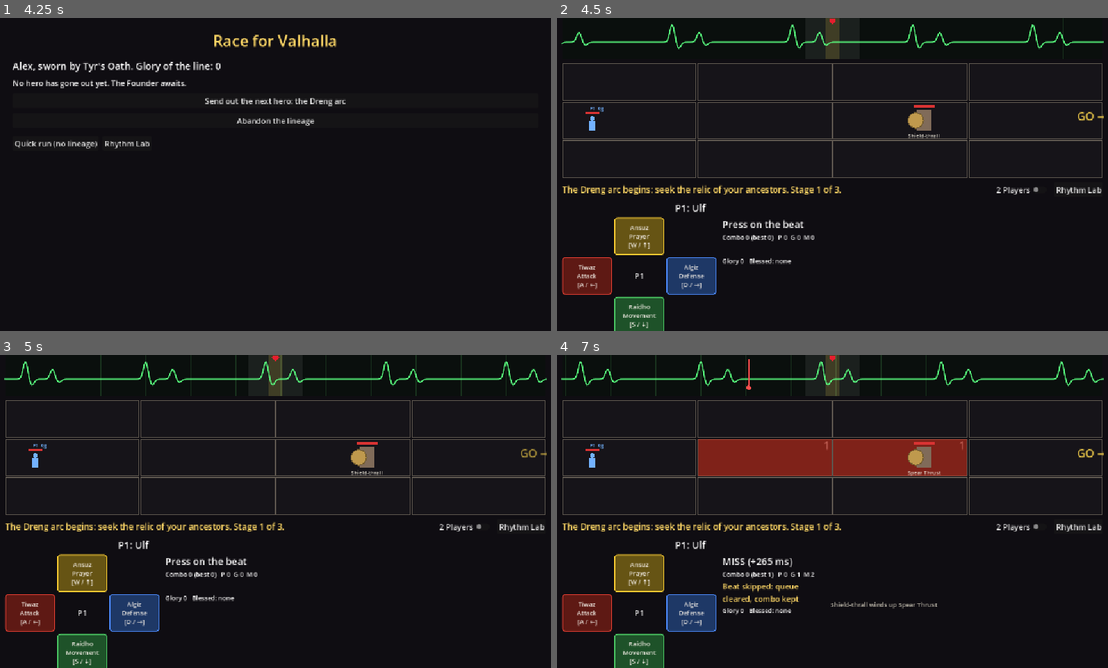
Above: before the commit, frames 1-4 (two rows, left to right).
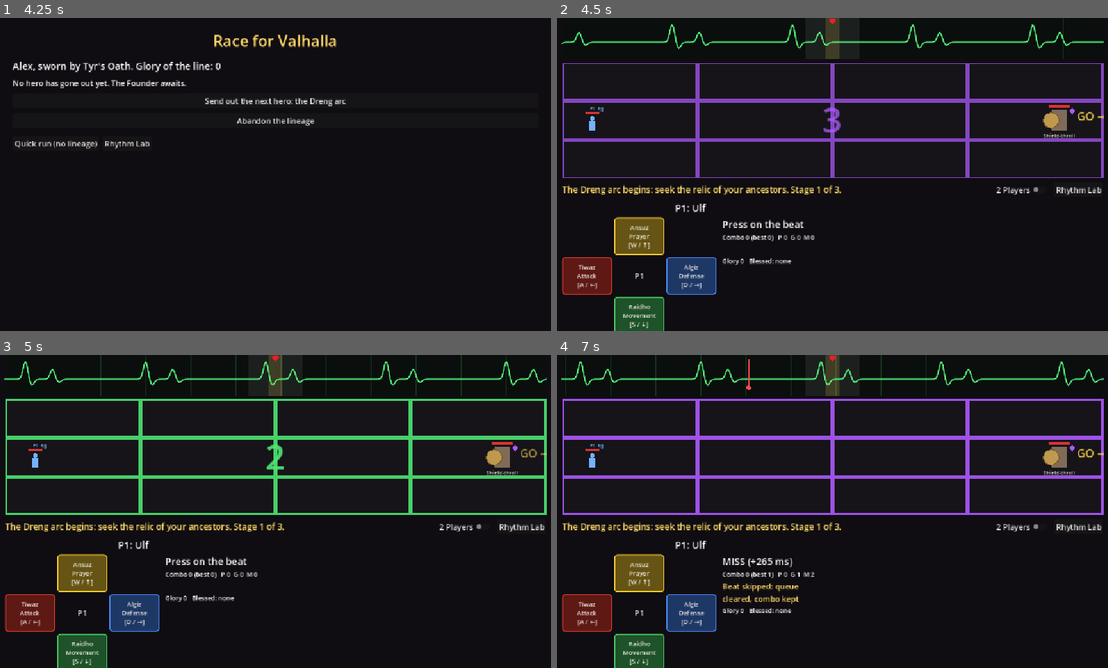
Above: after the commit, the same moments.

Repository: dan-quinlog/Race-for-Valhalla
Game: Godot game, scene res://scenes/hall.tscn
The game is run twice, just before and just after one commit, with the same random seed, the same clock (stepped at 60 frames per second) and the same inputs.
Inputs (mouse positions are in pixels of both pictures, inside the frame that each line leads up to):
- Up to frame 1 (4.25 s): click (275, 83) at 0.52 s; type "Alex" at 0.6 s; click "Odin's Oath" at 1.25 s; click "Thor's Oath" at 2 s; click "Tyr's Oath" at 2.75 s; click "Found the lineage" at 3.5 s
- Up to frame 2 (4.5 s): click "Send out the next hero: the D…" at 4.25 s
- Up to frame 3 (5 s): no input
- Up to frame 4 (7 s): tap Enter at 5 s; move the mouse to (953, 495) at 5.02 s; hold W (p1_up) 5.03-5.75 s; tap Left (p2_left) at 5.1 s; click (953, 495) at 5.17 s; drag from (722, 527) to (804, 574) at 5.77 s; move the mouse to (887, 442) at 6.52 s; hold W (p1_up) from 6.53 s (still down); hold Shift from 6.53 s (still down)

Frame 1 is identical in both runs. In frame 2, 4.6% of the frame differs, in the area x 1-100%, y 14-52%; in frame 3, 5.5%; in frame 4, 11%, in the area x 1-100%, y 14-82%.

Commit message:
Show the beat: purple/green zone pulse, enemy rhythm markers, move trails, 3-2-1 start
- Zone borders pulse with each beat: purple on the player's odd beats
  (indices 0, 2, 4...), green on the even ones.
- Every enemy spawns on the purple beat (Enemy.ON_BEAT), set only at
  spawn; supers and Trips can still shift it onto green. Enemies show a
  diamond in their rhythm's color and "(OFF-BEAT)" when shifted.
- Enemies slide between zones and leave a fading arrow when they move.
- Each stage counts in 3-2-1-GO; nothing resolves before GO
  (StageRules.start_beat), so enemies first step on the purple beat after.

Co-Authored-By: Claude Opus 5.5 <noreply@anthropic.com>

Diff:
--- a/scripts/enemy.gd
+++ b/scripts/enemy.gd
@@ -11,10 +11,20 @@
 ## and the enemy stays off the beat until a Trip (or another super) shifts
 ## it back. A stagger pushes the pending hit, or the next step, back a beat.
 ## Everything is on beat indices.
+##
+## "The beat" is the odd beats as a player counts them (1st, 3rd, 5th...),
+## shown by purple zone borders. Beat indices start at 0, so that is index
+## parity ON_BEAT (0). Every enemy spawns on the beat, so its steps start
+## and its hits land on purple beats. It is only set at spawn. Once a super
+## or a Trip shifts an enemy onto the green (even) beats, nothing puts it
+## back except another shift.
 
 const NONE: int = -(1 << 62)
 ## Beats per step of the enemy's rhythm.
 const CADENCE: int = 2
+## Index parity of "the beat": indices 0, 2, 4... are the player's odd
+## (purple) beats 1, 3, 5...
+const ON_BEAT: int = 0
 
 ## The move winding up, or null between moves.
 var current: EnemyMove
@@ -24,8 +34,8 @@
 var hit_beat: int = NONE
 ## First beat the next step may happen on.
 var next_start: int = 0
-## Beat parity the enemy's rhythm is on: 0 is on the beat, 1 is off it.
-var phase: int = 0
+## Beat parity the enemy's rhythm is on. ON_BEAT (odd) is on the beat.
+var phase: int = ON_BEAT
 ## Index into the stage's encounters, or -1.
 var encounter: int = -1
 ## Glory for the hero who lands the killing blow.
@@ -37,21 +47,21 @@
 func _init(p_name: String, p_max_hp: int, p_cell: Vector2i, first_start: int = 0) -> void:
 	super(p_name, p_max_hp, p_cell)
 	next_start = first_start
-	phase = posmod(first_start, CADENCE)
+	phase = ON_BEAT
 
 
 func is_winding() -> bool:
 	return current != null
 
 
-## True while the current move will land off the beat (on an odd beat).
+## True while the current move will land off the beat (on a green beat).
 func is_off_beat() -> bool:
-	return is_winding() and posmod(hit_beat, CADENCE) != 0
+	return is_winding() and posmod(hit_beat, CADENCE) != ON_BEAT
 
 
 ## True while the enemy's rhythm is shifted off the beat.
 func is_rhythm_off_beat() -> bool:
-	return phase != 0
+	return phase != ON_BEAT
 
 
 ## True if the enemy stands in `c`. Bosses cover several zones.
--- a/scripts/stage.gd
+++ b/scripts/stage.gd
@@ -15,6 +15,10 @@
 const LOG_LENGTH: int = 6
 const LAB_SCENE: String = "res://scenes/rhythm_lab.tscn"
 const HALL_SCENE: String = "res://scenes/hall.tscn"
+## Each stage opens with a count of 3-2-1 on beats 0-2 and GO! on this beat,
+## the first beat anything happens. Enemies take their first step on the
+## next purple beat after it.
+const START_BEAT: int = 3
 ## Seconds between clearing a stage and entering the next.
 const NEXT_STAGE_DELAY: float = 3.0
 
@@ -97,6 +101,9 @@
 		p.configure(_clock.period, WINDOW, PERFECT_WINDOW)
 	_ekg.configure(_clock.period, WINDOW, WINDOW, PERFECT_WINDOW)
 	rules = StageRules.new(StageMap.build(run.stage_chunks(index)), 2 if two_players else 1)
+	rules.start_beat = START_BEAT
+	_view.beat_index = -1
+	_view.countdown_text = ""
 	var oath: int = run.oath()
 	for h: Hero in rules.heroes:
 		h.display_name = run.hero_names[h.player]
@@ -177,6 +184,15 @@
 func _on_beat(index: int) -> void:
 	for p: PlayerPanel in panels:
 		p.on_beat(index)
+	_view.on_beat(index)
+	_view.countdown_text = countdown_text(index)
+
+
+## The start countdown shown on beat `index`: "3", "2", "1", "GO!", then "".
+static func countdown_text(index: int) -> String:
+	if index < 0 or index > START_BEAT:
+		return ""
+	return "GO!" if index == START_BEAT else str(START_BEAT - index)
 
 
 func _on_beat_closed(index: int) -> void:
--- a/scripts/stage_rules.gd
+++ b/scripts/stage_rules.gd
@@ -68,6 +68,9 @@
 var closed_through: int = -1
 var over: bool = false
 var won: bool = false
+## Nothing happens before this beat: the countdown. Enemies, hazards and
+## hero commands completing earlier are ignored.
+var start_beat: int = 0
 
 var _announced_lock: int = -1
 
@@ -199,7 +202,7 @@
 ## what happened ("" when the action has no stage effect).
 func act(player: int, action: RuneAction) -> String:
 	close_beat(action.beat - 1)
-	if over or player >= heroes.size():
+	if over or player >= heroes.size() or action.beat < start_beat:
 		return ""
 	var hero: Hero = heroes[player]
 	if not hero.is_alive():
@@ -281,7 +284,7 @@
 
 
 func _resolve(beat: int) -> void:
-	if over:
+	if over or beat < start_beat:
 		return
 	for hero: Hero in heroes:
 		if hero.final_beat == beat:
--- a/scripts/stage_view.gd
+++ b/scripts/stage_view.gd
@@ -7,6 +7,11 @@
 ## heroes awaiting their final strike), and the lock / GO prompts.
 ## A hero glows with their pending rune's color from the first beat of a
 ## command until the second, and glows white once fallen.
+## Zone borders pulse with the heartbeat: purple on the beat enemies spawn
+## on (the player's odd beats), green on the others. Each enemy carries a
+## diamond in the color of the beat its rhythm is on. Enemies slide between
+## zones and leave a fading arrow, so moves are easy to spot. A big 3-2-1-GO
+## counts the heroes in at the start of each stage.
 ## Placeholder shapes until real sprites exist.
 
 const SCROLL_SPEED: float = 6.0
@@ -33,6 +38,14 @@
 const BOSS_PLATE := Color(0.6, 0.72, 0.8, 0.85)
 const BOSS_WOUND := Color(0.6, 0.05, 0.08, 0.85)
 const FINAL_COLOR := Color(1, 1, 1)
+const ON_BEAT_COLOR := Color(0.68, 0.35, 1.0)
+const OFF_BEAT_COLOR := Color(0.3, 0.9, 0.45)
+## Seconds a beat's border pulse takes to fade.
+const BEAT_PULSE_TIME: float = 0.35
+## Zones per second an enemy slides when it moves.
+const ENEMY_SLIDE_SPEED: float = 6.0
+## Seconds a move arrow stays on screen.
+const MOVE_TRAIL_TIME: float = 0.7
 ## Seconds a rune aura takes to fade back to neutral once its command ends.
 const AURA_FADE: float = 0.3
 const DEATH_AURA := Color(1, 1, 1)
@@ -58,6 +71,38 @@
 ## Per player: the last aura color and how much of it is still showing (0-1).
 var _aura_colors: Array[Color] = [Color.WHITE, Color.WHITE]
 var _aura_strength: Array[float] = [0.0, 0.0]
+## The last beat that started (on the buh), or -1 before the first.
+var beat_index: int = -1
+## Big text over the stage, for the start countdown ("" for none).
+var countdown_text: String = ""
+var _beat_pulse: float = 0.0
+## Per enemy: its drawn position in zone coordinates, sliding toward its cell.
+var _enemy_pos: Dictionary = {}
+## Per enemy: the cell it was last seen in, to spot new moves.
+var _enemy_cell: Dictionary = {}
+## Recent enemy moves: {from: Vector2, to: Vector2, left: float}.
+var _move_trails: Array[Dictionary] = []
+
+
+## The color of beat `index`: purple on the beat enemies spawn on, green off it.
+static func beat_color(index: int) -> Color:
+	return ON_BEAT_COLOR if posmod(index, Enemy.CADENCE) == Enemy.ON_BEAT else OFF_BEAT_COLOR
+
+
+## A new beat started: pulse the zone borders in its color.
+func on_beat(index: int) -> void:
+	beat_index = index
+	_beat_pulse = 1.0
+	queue_redraw()
+
+
+## Where enemy `e` is drawn, in zone coordinates (between cells mid-slide).
+func enemy_draw_pos(e: Enemy) -> Vector2:
+	return _enemy_pos.get(e, Vector2(e.cell))
+
+
+func move_trail_count() -> int:
+	return _move_trails.size()
 
 
 ## Lights player `player`'s hero with rune `rune`'s color, or fades it back
@@ -83,8 +128,13 @@
 
 ## Screen rect of a zone, inset by the gap, for the current scroll.
 func cell_rect(cell: Vector2i) -> Rect2:
+	return pos_rect(Vector2(cell))
+
+
+## Like cell_rect, for a position between zones.
+func pos_rect(at: Vector2) -> Rect2:
 	var z: Vector2 = zone_size()
-	var pos := Vector2((cell.x - display_col) * z.x, cell.y * z.y)
+	var pos := Vector2((at.x - display_col) * z.x, at.y * z.y)
 	return Rect2(pos + Vector2(GAP, GAP) * 0.5, z - Vector2(GAP, GAP))
 
 
@@ -111,9 +161,36 @@
 	for p: int in auras.size():
 		if auras[p] == CommandReader.NO_RUNE and _aura_strength[p] > 0.0:
 			_aura_strength[p] = maxf(0.0, _aura_strength[p] - delta / AURA_FADE)
+	_beat_pulse = maxf(0.0, _beat_pulse - delta / BEAT_PULSE_TIME)
 	if rules != null:
 		display_col = move_toward(display_col, rules.camera_col, delta * SCROLL_SPEED * maxf(1.0, rules.camera_col - display_col))
+		_update_enemy_motion(delta)
 	queue_redraw()
+
+
+## Slides enemies toward their cells and records a trail for each new move.
+func _update_enemy_motion(delta: float) -> void:
+	for t: Dictionary in _move_trails:
+		t.left -= delta
+	_move_trails = _move_trails.filter(func(t: Dictionary) -> bool: return t.left > 0.0)
+	var seen: Dictionary = {}
+	for e: Enemy in rules.enemies:
+		if e is BossEnemy or not e.is_alive():
+			continue
+		seen[e] = true
+		var target := Vector2(e.cell)
+		if not _enemy_pos.has(e):
+			_enemy_pos[e] = target
+			_enemy_cell[e] = e.cell
+			continue
+		if _enemy_cell[e] != e.cell:
+			_move_trails.append({"from": Vector2(_enemy_cell[e]), "to": target, "left": MOVE_TRAIL_TIME})
+			_enemy_cell[e] = e.cell
+		_enemy_pos[e] = (_enemy_pos[e] as Vector2).move_toward(target, delta * ENEMY_SLIDE_SPEED)
+	for e: Variant in _enemy_pos.keys():
+		if not seen.has(e):
+			_enemy_pos.erase(e)
+			_enemy_cell.erase(e)
 
 
 func _draw() -> void:
@@ -135,6 +212,7 @@
 		if e is BossEnemy and e.is_alive() and e.cell.x in visible_cols:
 			_draw_boss(e, font, text_size)
 	_draw_telegraphs(font, text_size)
+	_draw_move_trails()
 	for e: Enemy in rules.enemies:
 		if not (e is BossEnemy) and e.is_alive() and e.cell.x in visible_cols:
 			_draw_enemy(e, font, text_size)
@@ -144,6 +222,7 @@
 	for e: Enemy in rules.enemies:
 		if e is BossEnemy and e.is_alive():
 			_draw_boss_bar(e, font, text_size)
+	_draw_countdown(font)
 
 
 func _draw_zone(cell: Vector2i, font: Font, text_size: int, next_beat: int) -> void:
@@ -170,7 +249,31 @@
 			draw_rect(r, DOOR_OPEN * Color(1, 1, 1, 0.15 + 0.25 * pulse))
 			draw_rect(door.grow(3.0 + 3.0 * pulse), DOOR_OPEN, false, 3.0)
 			_text_centered(font, "EXIT", door, door.position.y - 4.0, text_size, DOOR_OPEN)
-	draw_rect(r, ZONE_COLOR, false, 2.0)
+	var border: Color = ZONE_COLOR
+	var width: float = 2.0
+	if beat_index >= 0:
+		border = beat_color(beat_index) * Color(1, 1, 1, 0.45 + 0.55 * _beat_pulse)
+		width = 2.0 + 3.0 * _beat_pulse
+	draw_rect(r, border, false, width)
+
+
+func _draw_move_trails() -> void:
+	for t: Dictionary in _move_trails:
+		var a: Vector2 = pos_rect(t.from).get_center()
+		var b: Vector2 = pos_rect(t.to).get_center()
+		var col := Color(1, 1, 1, 0.7 * t.left / MOVE_TRAIL_TIME)
+		draw_line(a, b, col, 4.0)
+		var d: Vector2 = (b - a).normalized()
+		var tip: PackedVector2Array = [b, b - d * 14.0 + d.orthogonal() * 8.0, b - d * 14.0 - d.orthogonal() * 8.0]
+		draw_colored_polygon(tip, col)
+
+
+func _draw_countdown(font: Font) -> void:
+	if countdown_text == "":
+		return
+	var font_size: int = int(size.y * 0.3)
+	var col: Color = beat_color(beat_index) * Color(1, 1, 1, 0.5 + 0.5 * _beat_pulse)
+	_text_centered(font, countdown_text, Rect2(Vector2.ZERO, size), size.y * 0.5 + font_size * 0.35, font_size, col)
 
 
 func _draw_telegraphs(font: Font, text_size: int) -> void:
@@ -192,7 +295,7 @@
 
 
 func _draw_enemy(e: Enemy, font: Font, text_size: int) -> void:
-	var r: Rect2 = cell_rect(e.cell)
+	var r: Rect2 = pos_rect(enemy_draw_pos(e))
 	var center := Vector2(r.position.x + r.size.x * 0.68, r.position.y + r.size.y * 0.5)
 	var s: float = minf(r.size.x, r.size.y) * 0.28
 	var super_up: bool = e.is_winding() and e.current.is_super
@@ -215,7 +318,13 @@
 	else:
 		draw_rect(Rect2(center - Vector2(s, s) * 1.2, Vector2(s, s) * 2.4), SUPER_COLOR if super_up else PATTERN_COLOR)
 	_hp_bar(Rect2(center.x - s, center.y - s - 10.0, s * 2.0, 5.0), e)
+	# The beat this enemy's rhythm is on: a purple or green diamond.
+	var gem := center + Vector2(s * 1.25, -s * 0.9)
+	var rhythm_col: Color = beat_color(e.phase)
+	draw_colored_polygon(PackedVector2Array([gem + Vector2(0, -7), gem + Vector2(6, 0), gem + Vector2(0, 7), gem + Vector2(-6, 0)]), rhythm_col)
 	var label: String = e.display_name
+	if e.is_rhythm_off_beat():
+		label += " (OFF-BEAT)"
 	if e is ShieldThrallEnemy and not (e as ShieldThrallEnemy).is_shielded(rules.closed_through + 1):
 		label += " (OPEN)"
 	if e.is_winding():
--- a/test/unit/test_enemy.gd
+++ b/test/unit/test_enemy.gd
@@ -150,8 +150,14 @@
 	assert_false(e.is_off_beat())
 
 
+func test_spawns_on_the_beat_whatever_its_first_start() -> void:
+	assert_false(_pattern([_own()], 1).is_rhythm_off_beat())
+	assert_eq(_pattern([_own()], 3).phase, Enemy.ON_BEAT)
+
+
 func test_trip_on_off_beat_move_brings_rhythm_back() -> void:
 	var e := _pattern([_own()], 1)
+	e.phase = 1  # knocked off the beat earlier
 	_stage([e])
 	assert_true(e.is_rhythm_off_beat())
 	e.try_act(1, stage)
--- a/test/unit/test_stage.gd
+++ b/test/unit/test_stage.gd
@@ -1,6 +1,7 @@
 extends GutTest
 
 const StageScene: PackedScene = preload("res://scenes/stage.tscn")
+const StageScript: GDScript = preload("res://scripts/stage.gd")
 
 var stage: Control
 
@@ -59,7 +60,7 @@
 
 
 func test_completed_command_moves_the_hero() -> void:
-	_command(0, Rune.Dir.DOWN, Rune.Dir.RIGHT, 1)
+	_command(0, Rune.Dir.DOWN, Rune.Dir.RIGHT, StageScript.START_BEAT)
 	assert_eq(stage.rules.heroes[0].cell, Vector2i(1, 1))
 	assert_string_contains(stage.get_node("%StageLog").text, "moves right")
 
@@ -73,7 +74,7 @@
 	stage.set_two_players(true)
 	assert_true(stage.panels[1].visible)
 	assert_eq(stage.rules.heroes.size(), 2)
-	_command(1, Rune.Dir.DOWN, Rune.Dir.RIGHT, 1)
+	_command(1, Rune.Dir.DOWN, Rune.Dir.RIGHT, StageScript.START_BEAT)
 	assert_eq(stage.rules.heroes[1].cell, Vector2i(1, 2))
 	assert_eq(stage.rules.heroes[0].cell, Vector2i(0, 1))
 
@@ -251,3 +252,38 @@
 	assert_eq(s.run.lineage.heroes[0].fate, Lineage.Fate.COMPLETED_DRENG)
 	s.rules.ended.emit(true)
 	assert_eq(s.run.lineage.heroes.size(), 1, "recorded once")
+
+
+func test_stage_counts_in_and_ignores_commands_before_go() -> void:
+	assert_eq(StageScript.countdown_text(0), "3")
+	assert_eq(StageScript.countdown_text(2), "1")
+	assert_eq(StageScript.countdown_text(StageScript.START_BEAT), "GO!")
+	assert_eq(StageScript.countdown_text(StageScript.START_BEAT + 1), "")
+	assert_eq(stage.rules.start_beat, StageScript.START_BEAT)
+	stage._on_beat(1)
+	assert_eq(stage.get_node("%StageView").countdown_text, "2")
+	_command(0, Rune.Dir.DOWN, Rune.Dir.RIGHT, 0)
+	assert_eq(stage.rules.heroes[0].cell, Vector2i(0, 1), "too early: before GO")
+
+
+func test_zone_borders_pulse_purple_on_the_beat_and_green_off_it() -> void:
+	var view: StageView = stage.get_node("%StageView")
+	assert_eq(StageView.beat_color(0), StageView.ON_BEAT_COLOR)
+	assert_eq(StageView.beat_color(1), StageView.OFF_BEAT_COLOR)
+	assert_eq(StageView.beat_color(Enemy.ON_BEAT), StageView.ON_BEAT_COLOR, "enemies spawn on purple")
+	stage._on_beat(5)
+	assert_eq(view.beat_index, 5)
+
+
+func test_enemy_moves_slide_and_leave_a_trail() -> void:
+	var view: StageView = stage.get_node("%StageView")
+	view._process(0.01)
+	var e: Enemy = stage.rules.enemies[0]
+	var start: Vector2 = view.enemy_draw_pos(e)
+	e.cell += Vector2i(-1, 0)
+	view._process(0.05)
+	assert_eq(view.move_trail_count(), 1)
+	assert_true(view.enemy_draw_pos(e).x < start.x and view.enemy_draw_pos(e).x > float(e.cell.x), "mid-slide")
+	view._process(1.0)
+	assert_eq(view.enemy_draw_pos(e), Vector2(e.cell))
+	assert_eq(view.move_trail_count(), 0)
--- a/test/unit/test_stage_rules.gd
+++ b/test/unit/test_stage_rules.gd
@@ -542,3 +542,19 @@
 	assert_false(rules.over)
 	rules.close_beat(5)
 	assert_true(rules.over, "default Strike resolved, then the stage is lost")
+
+
+func test_nothing_resolves_before_the_start_beat() -> void:
+	var brute := BruteEnemy.new(Vector2i(1, 1))
+	_rules(["....", "1...", "...."], 1, [brute])
+	rules.start_beat = 3
+	rules.close_beat(2)
+	assert_eq(brute.cell, Vector2i(1, 1), "enemies wait for GO")
+	var move := RuneAction.new()
+	move.kind = RuneAction.Kind.MOVE
+	move.dir = Rune.Dir.DOWN
+	move.beat = 2
+	assert_eq(rules.act(0, move), "")
+	assert_eq(_hero().cell, Vector2i(0, 1))
+	rules.close_beat(4)
+	assert_true(brute.is_winding() or brute.cell != Vector2i(1, 1), "first step on the purple beat after GO")
Not shown, changed: CLAUDE.md
